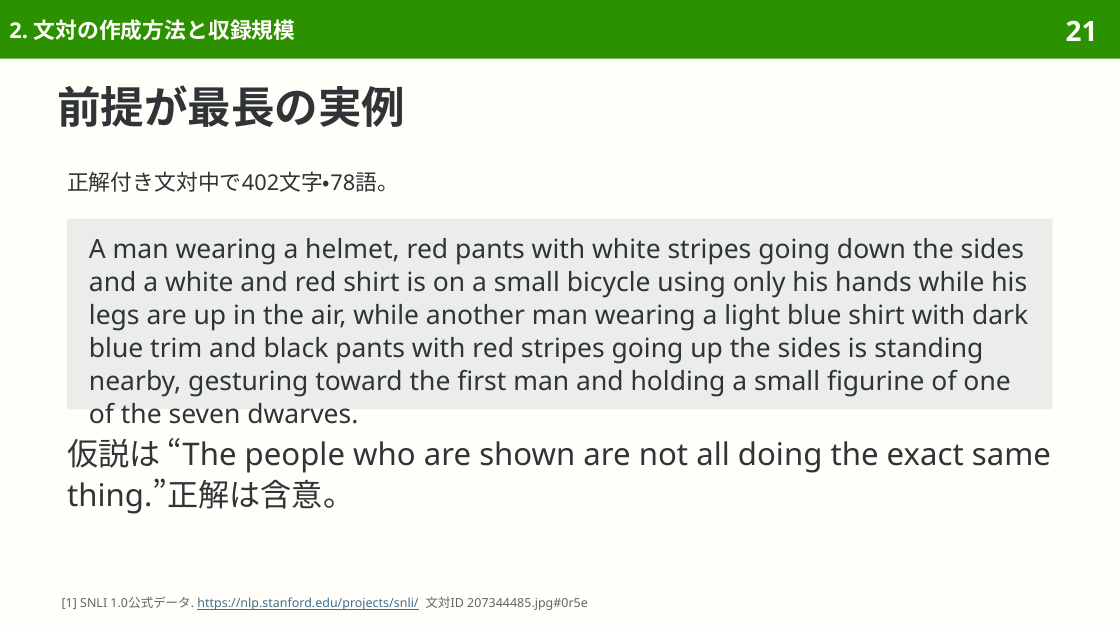
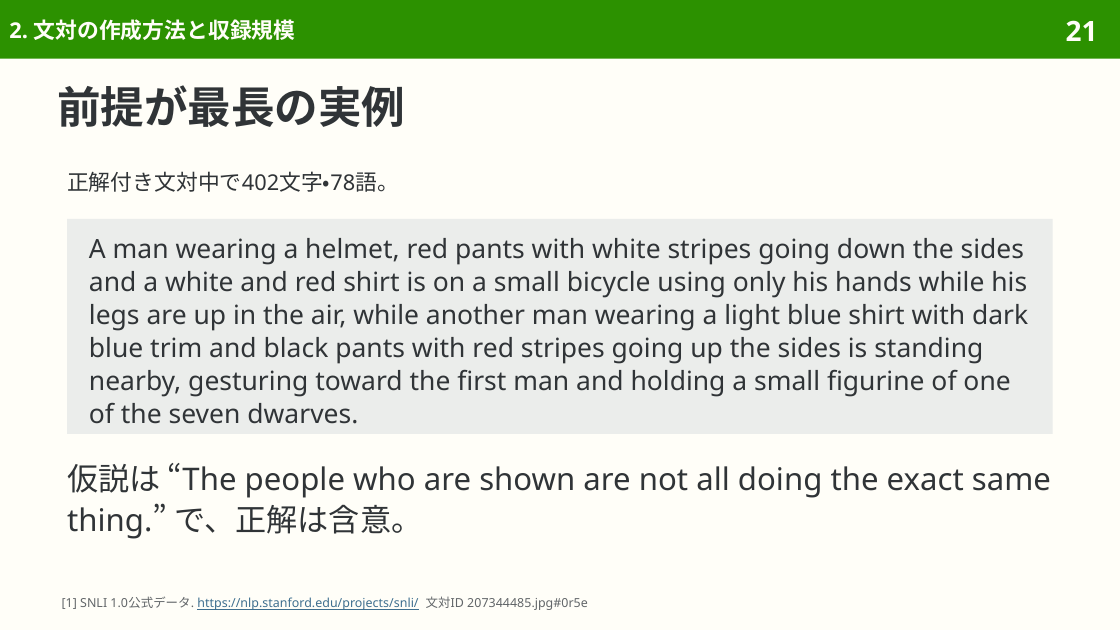
Before and after one commit to sasakiy84/datasets-in-10-minutes, a slide deck: slide 21 of slides/datasets-in-10-minutes-snli.pptx. Drawn at 1120x630 pixels with LibreOffice and Linux fonts; fonts in the diff are those of the drawing. Boxes give left, top, right and bottom in pixels: in the first picture for what was removed or moved away, otherwise in the second. Text is boxed around its words. In the diff, an @@ line names an element or a change of style, - is before the commit and + after.

```diff
--- a/slides/datasets-in-10-minutes-snli.pptx
+++ b/slides/datasets-in-10-minutes-snli.pptx
@@ rectangle: place and size @@
-rectangle at box(67, 218, 1053, 409)
+rectangle at box(67, 218, 1053, 433)
@@ text at box(67, 463, 1051, 539): text changed @@
-仮説は “The people who are shown are not all doing the exact same thing.”正解は含意。
+仮説は “The people who are shown are not all doing the exact same thing.” で、正解は含意。
```
Also in this commit, not shown: 15 other slides changed, 7 other files.
